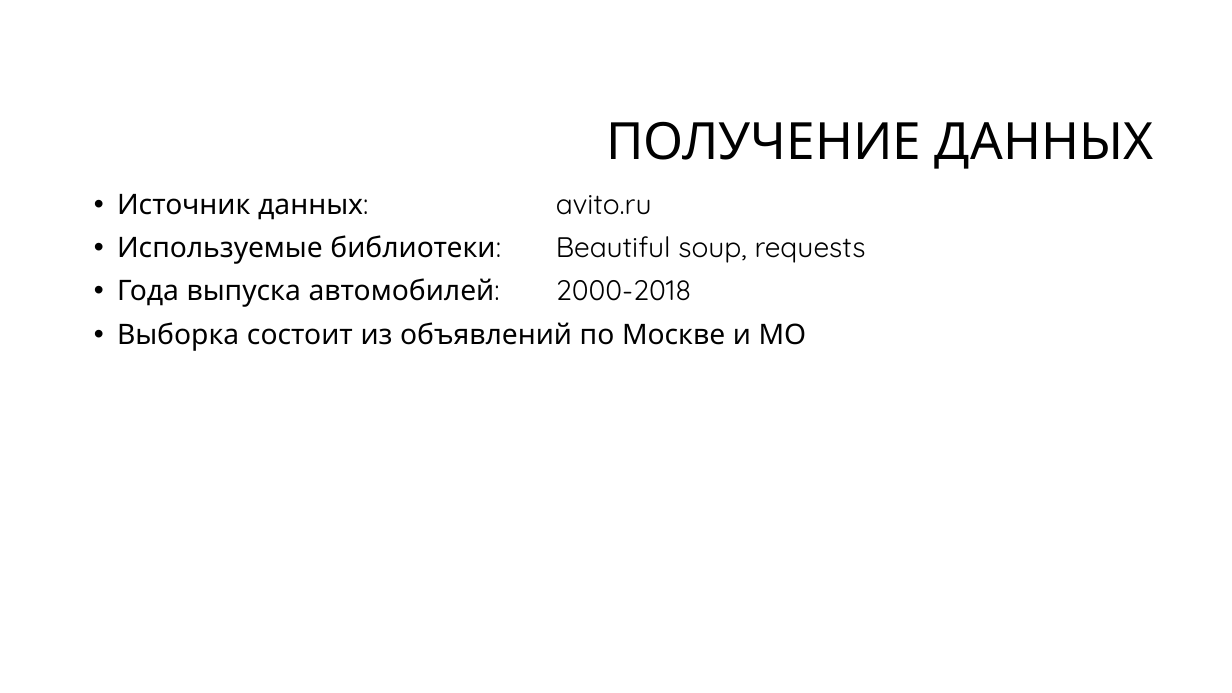
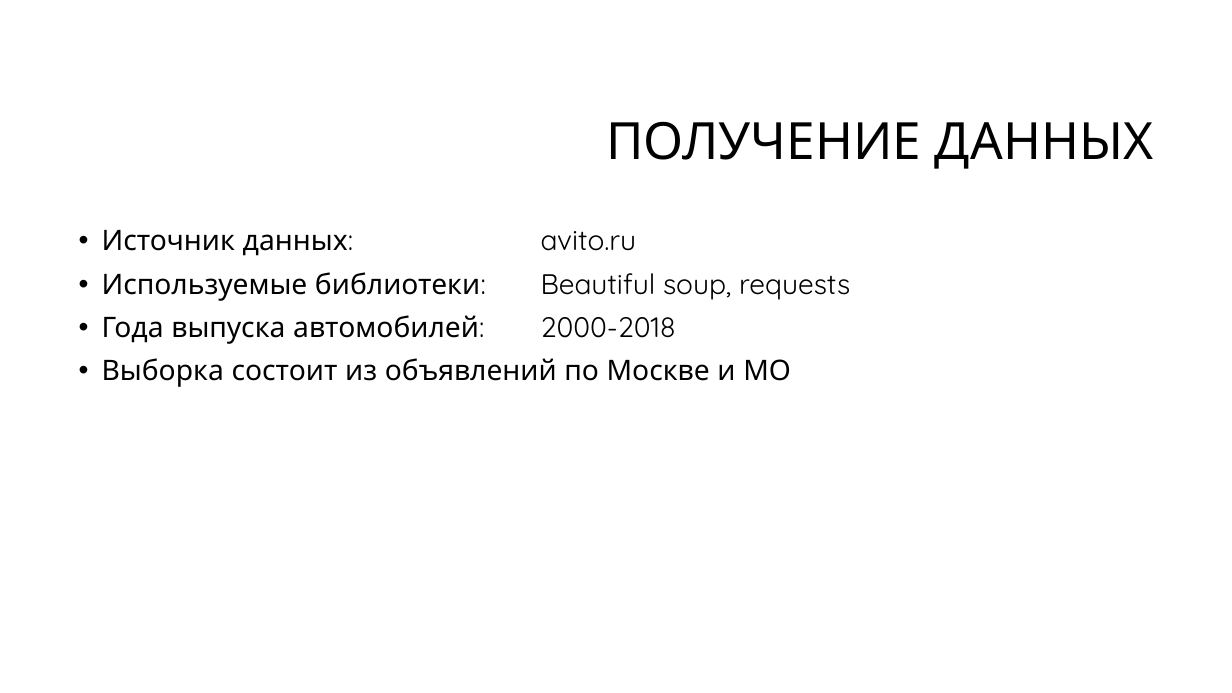
Before and after one commit to krabchuk/technosphere_bigdata_project, a slide deck: slide 4 of Предсказание цены автомобиля.pptx. Drawn at 1232x693 pixels with LibreOffice and Linux fonts; fonts in the diff are those of the drawing; background and template pictures are left out. Boxes give left, top, right and bottom in pixels: in the first picture for what was removed or moved away, otherwise in the second. Text is boxed around its words. In the diff, an @@ line names an element or a change of style, - is before the commit and + after.

```diff
--- a/Предсказание цены автомобиля.pptx
+++ b/Предсказание цены автомобиля.pptx
@@ text "Источник данных: avito.ru": place and size @@
-text "Источник данных: avito.ru" at [117, 194, 866, 351]
+text "Источник данных: avito.ru" at [102, 230, 850, 387]
```
Also in this commit, not shown: 2 other slides changed, 1 slide removed.
